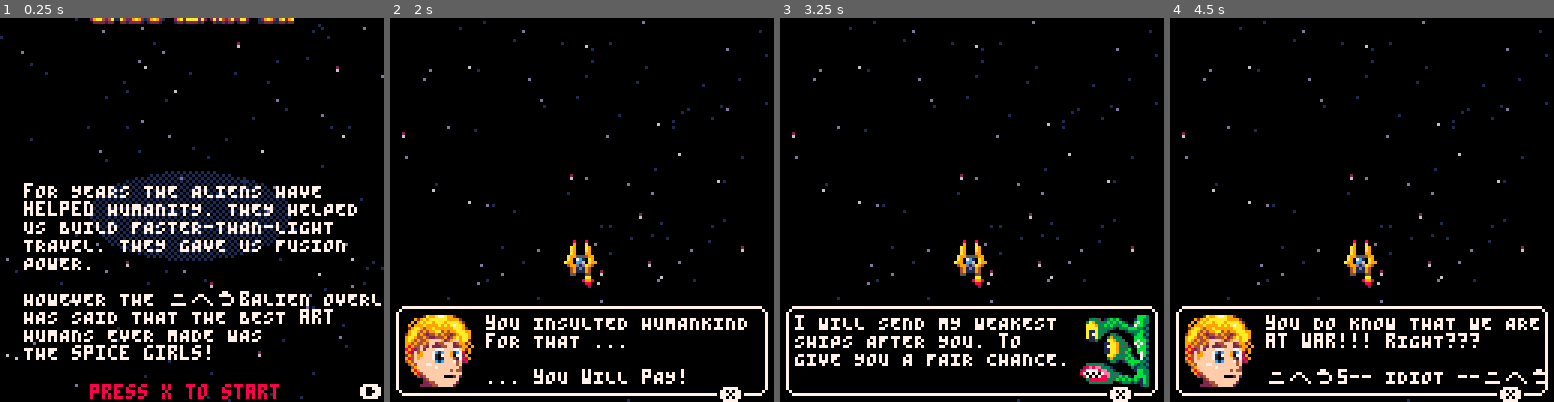
Above: before the commit, frames 1-4 (left to right).
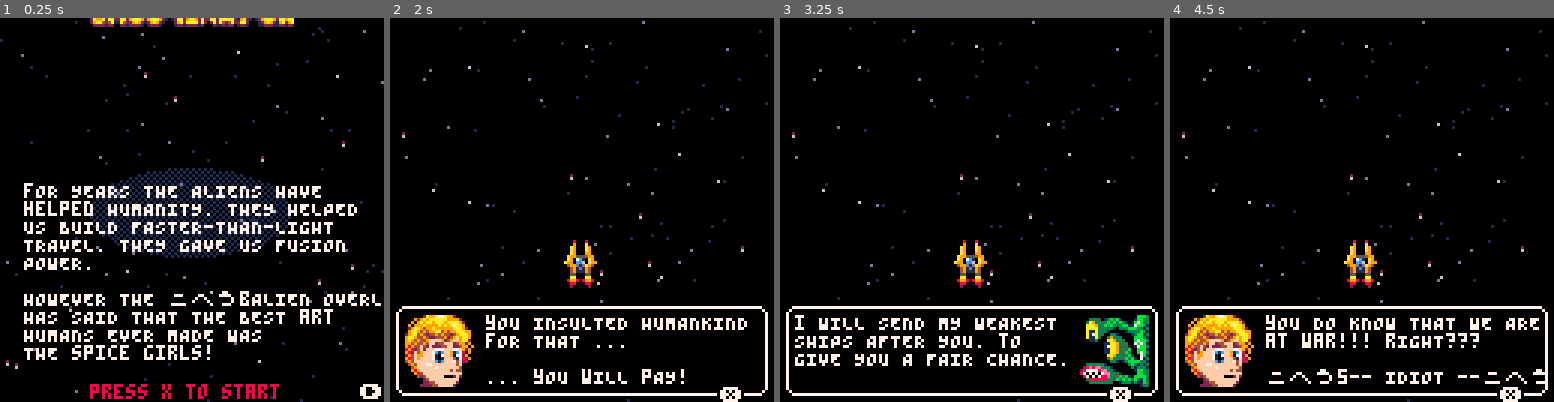
Above: after the commit, the same moments.

Repository: Athas1980/shootinator
Game: PICO-8 cartridge shootinator.p8
Two runs of this game, one before a commit and one after it. Both use one fixed random seed, a clock stepped at 60 frames per second and the inputs below.
Inputs:
- Up to frame 1 (0.25 s): no input
- Up to frame 2 (2 s): tap X (X key) at 0.33, 1.07, 1.85 s; tap O (Z key) at 0.7, 1.7 s; hold Right from 1.6 s (still down)
- Up to frame 3 (3.25 s): release Right at 2.1 s; tap O (Z key) at 2.1, 2.5, 2.9 s; hold Up 2.15-2.42 s; hold Right 2.47-3.03 s; tap X (X key) at 2.97 s; hold Left from 3.08 s (still down)
- Up to frame 4 (4.5 s): tap O (Z key) at 3.3, 3.7, 4.1 s; release Left at 3.58 s; hold Down 3.63-3.97 s; hold Right from 4.02 s (still down); tap X (X key) at 4.08 s

The runs differ from the first frame. In frame 1, 2.6% of the frame differs, in the area x 0-100%, y 0-100%; in frame 2, less than 0.1%; in frame 3, less than 0.1%; in frame 4, less than 0.1%.

Commit message:
Work in progress level 2

Diff:
--- a/enemies.lua
+++ b/enemies.lua
@@ -144,30 +144,45 @@
 	return _ENV
 end
 
-
-function create_spin_e(_x,_y)
+-- FIXME logic for this is
+-- the same as a disc
+function create_spin_e(_x,_y,_spl,_dur)
 	local _ENV=create_mob(106,_x,_y)
+
+	shot_times={60,10,10}
+	t_idx=1
+	local shot_time=shot_times[1]
+
 	merge(_ENV, read_assoc(
 		"w=2,h=2,dy=1,sn=1,hp=10,pw=16,ph=16"
 	))
 	sprs=split("96,98,100,102")
-	spl=spinspline
-
-	function upd(_ENV)
+	spl=_spl
+
+	function upd(_ENV)
+		shot_time-=1
+		if shot_time<0 then
+			--shoot
+			shot_time=shot_times[t_idx]
+			t_idx=(t_idx + 1)%#shot_times +1
+			create_aim_ebul(_ENV)
+		end
 		fra +=1
 		flash=max(0, flash-1)
 		if fra%8==0 then
 			sn=sn%3+1
 			s=sprs[sn]
 		end
-		if y>130 then
-			remove(_ENV)
-		end
+		if (fra/dur == 1) then
+			remove(_ENV)
+		end
+
+
 
 	end
 
 	function move(_ENV)
-		merge(_ENV,spl(fra/900))
+		merge(_ENV,spl(fra/dur))
 	end
 
 	return _ENV
@@ -387,6 +402,36 @@
 	add(mobs, _ENV)
 end
 
+function create_aim_ebul(e)
+	sfx(58,3)
+	local _ENV=create_mob(64,e.x,e.y+8)
+	sprs = {64,80}
+	f=-5;
+	e.flash=20;
+	sn=0
+
+	local ang = atan2(p.x-e.x, p.y-e.y)
+	dx,dy=cos(ang)*1.5,sin(ang)*1.5
+	function upd(_ENV)
+		f+=1
+
+		if fra%30==0 then
+			sn=sn%2+1
+			s=sprs[sn]
+		end
+
+		sp = sprs[fra\6%2]
+		-- sp=fra
+		-- FIXME need a more
+		-- omprehensive out of bounds
+		if y>130 then
+			remove(_ENV)
+		end
+	end
+	add(ebuls, _ENV)
+	add(mobs, _ENV)
+end
+
 function spinshot(mob)
 	sfx(57)
 	local spd=1
--- a/levels.lua
+++ b/levels.lua
@@ -191,11 +191,11 @@
 
 ]]
 
--- level = [[
-
--- 01,a,80,88
-
--- ]]
+level = [[
+
+01,a,80,88
+3f,b,3,90
+]]
 
 --In the end this should just be
 --a sequence of bytes
@@ -248,6 +248,15 @@
 	local en = create_enemy("flap", x, -8, ty)
 	en.hp=hp
 	add(mobs,en)
+	end
+end
+
+function read_spin(fn_next)
+	local num,dur=fn_next(),fn_next()*4
+	return function()
+		local en = create_enemy("spin", 128,-8, splines[num], dur)
+		en.dur=dur
+		add(mobs,en)
 	end
 end
 
@@ -344,6 +353,16 @@
 				distance_spawn[dist]=fn
 			end
 		end
+
+		if value==0xb then
+			local fn=read_spin(next)
+			if distance_spawn[dist] then
+				distance_spawn[dist] = append(fn, distance_spawn[dist])
+			else
+				distance_spawn[dist]=fn
+			end
+		end
+
 	end
 end
 
--- a/shootinator.p8
+++ b/shootinator.p8
@@ -81,9 +81,36 @@
 		8,71,8,100,8,100,8,127,124,
 		107,125,119,125,119,126,124,
 		119,130,123,136]],
-		split[[1,-3,15,3,33,11,43,25,43,25,50,36,7,45,5,64,5,64,4,78,43,72,47,88,47,88,50,105,38,120,21,124,21,124,9,127,-10,107,0,99,0,99,12,89,15,89,21,93,21,93,35,101,37,121,52,123,52,123,67,124,65,99,80,99,80,99,93,99,90,125,103,127,103,127,114,129,133,118,129,107,129,107,125,93,112,100,107,92,107,92,100,81,93,80,99,68,99,68,103,59,126,64,127,53,127,53,128,40,128,29,88,29,88,29,30,29,55,4,41,-8]],
-		split[[17,-4,25,3,38,9,36,21,36,21,34,34,7,37,8,51,8,51,9,63,38,57,39,69,39,69,40,83,12,81,12,95,12,95,12,105,34,109,39,119,39,119,45,131,13,135,13,124,13,124,13,110,40,109,40,95,40,95,40,83,11,84,11,72,11,72,10,60,36,60,36,48,36,48,36,35,11,35,8,23,8,23,6,12,18,1,24,-5]],
-		split[[40,128,56,127,88,126,88,108,88,108,88,89,40,103,40,84,40,84,40,66,88,82,88,64,88,64,88,44,39,55,40,35,40,35,41,16,89,29,88,11,88,11,87,-10,59,-9,41,-11]]
+		split[[1,-3,15,3,33,11,43,25,
+		43,25,50,36,7,45,5,64,5,64,4,
+		78,43,72,47,88,47,88,50,105,
+		38,120,21,124,21,124,9,127,
+		-10,107,0,99,0,99,12,89,15,89,
+		21,93,21,93,35,101,37,121,52,
+		123,52,123,67,124,65,99,80,99,
+		80,99,93,99,90,125,103,127,
+		103,127,114,129,133,118,129,
+		107,129,107,125,93,112,100,
+		107,92,107,92,100,81,93,80,
+		99,68,99,68,103,59,126,64,127,
+		53,127,53,128,40,128,29,88,29,
+		88,29,30,29,55,4,41,-8]],
+		split[[17,-4,25,3,38,9,36,21,
+		36,21,34,34,7,37,8,51,8,51,9,
+		63,38,57,39,69,39,69,40,83,12,
+		81,12,95,12,95,12,105,34,109,
+		39,119,39,119,45,131,13,135,
+		13,124,13,124,13,110,40,109,
+		40,95,40,95,40,83,11,84,11,72,
+		11,72,10,60,36,60,36,48,36,48,
+		36,35,11,35,8,23,8,23,6,12,18,
+		1,24,-5]],
+		split[[40,128,56,127,88,126,
+		88,108,88,108,88,89,40,103,40,
+		84,40,84,40,66,88,82,88,64,88,
+		64,88,44,39,55,40,35,40,35,41,
+		16,89,29,88,11,88,11,87,-10,
+		59,-9,41,-11]]
 
 	}
 	splines=read_splines(spl_dat)
@@ -178,18 +205,6 @@
 
 	score_cols=split("12,12,6,6,13")
 
-		for i=1, 100 do
-		local addition=flr(rnd(1000))
-		printh(addition)
-		add_score(addition)
-	end
-	oldsc = score
-
-	add_score(1000)
-	hi=score
-	score=oldsc
-
-
 end
 
 function init_level_intro(n)
@@ -335,8 +350,9 @@
 	if not distance_blocked then
 		d+=1
 	end
-	printh("sc:"..score.. "hi:"..hi.." "..tostr(score>hi))
-	if score>hi and f%7==1 then
+	if score>hi and f%7==1
+		and hi>0
+	then
 		add(score_cols, deli(score_cols),1)
 	end
 	invun=max(0,invun-1)
@@ -472,9 +488,12 @@
 	local w=print(sc,0,0)
 	stripe(sc,100-w,0,score_cols)
  clip(0,0,0,0)
-	local hi_formatted="hi: "..tostr(hi,0x2)
-	local w=print(hi_formatted,0,0)
-	stripe(hi_formatted,100-w,6,split("13,13,5,1,1"))
+
+	if hi ~= 0 then
+		local hi_formatted="hi: "..tostr(hi,0x2)
+		local w=print(hi_formatted,0,0)
+		stripe(hi_formatted,100-w,6,split("13,13,5,1,1"))
+	end
 
 	clip()
 	darkened_spr(str_shield,58,113,0) -- print(2,121,0,7)
@@ -909,7 +928,7 @@
 		end,
 		function()
 			if str_rapid then
-				str_rapid+=240
+				rapid+=240
 			else
 				str_rapid=true
 			end
@@ -1061,6 +1080,8 @@
 #include textbox.lua
 
 function init_win()
+	hi=max(score,hi)
+	dset(0,hi)
 	f=-1
 	over_f=0
 	state=states.win
@@ -1106,7 +1127,7 @@
 			local oy=j\3-1
 			print(results[i],x+ox,y+oy,0)
 		end
-		stripe(results[i], x, y, split("7,7,6,13,5"))
+		stripe(results[i], x, y,split("7,7,6,13,5"))
 	end
 end
 
@@ -1117,6 +1138,8 @@
 end
 
 function init_over()
+	hi=max(hi,score)
+	dset(hi)
 	state=states.game_over
 	f=-1
 	over_f=1
